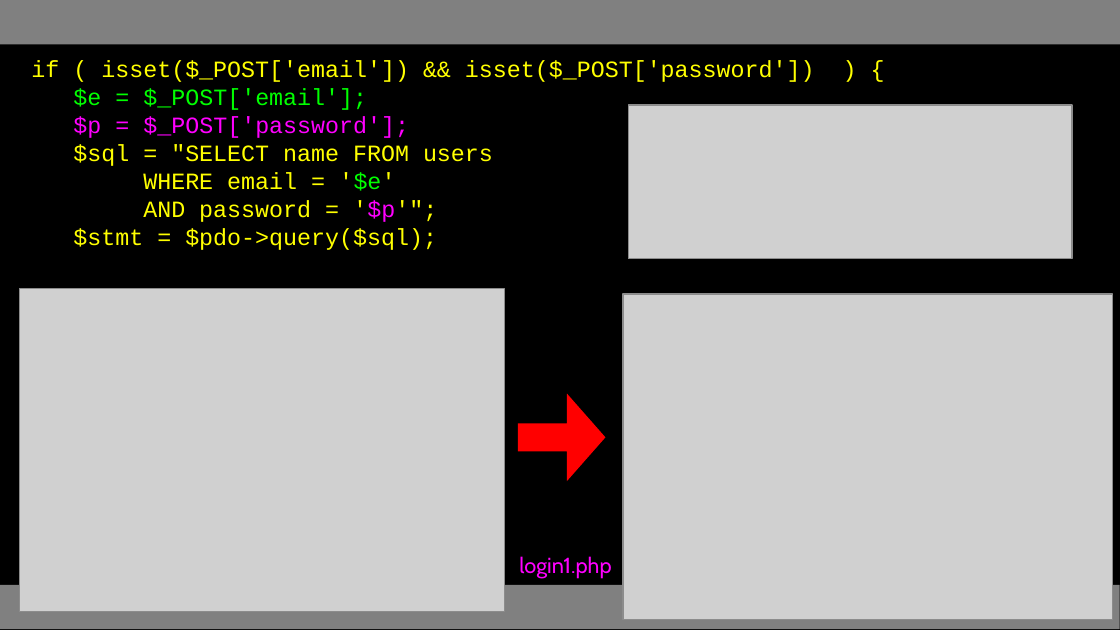
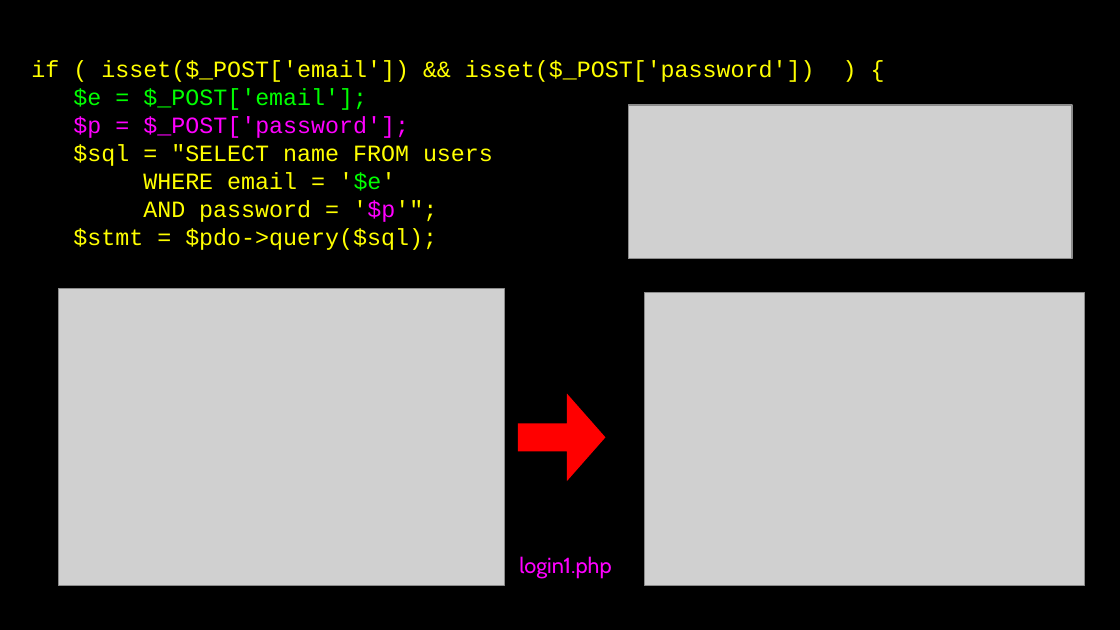
Before and after one commit to csev/wa4e, a slide deck: slide 35 of lectures/PHP-08-MySQL-PDO.ppt. Drawn at 1120x630 pixels with LibreOffice and Linux fonts; fonts in the diff are those of the drawing; grey boxes stand for pictures. Boxes give left, top, right and bottom in pixels: in the first picture for what was removed or moved away, otherwise in the second. Text is boxed around its words. In the diff, an @@ line names an element or a change of style, - is before the commit and + after.

```diff
--- a/lectures/PHP-08-MySQL-PDO.ppt
+++ b/lectures/PHP-08-MySQL-PDO.ppt
@@ rectangle removed at <box>0,0,1120,45</box> @@
@@ picture: place and size @@
-picture at <box>19,289,504,612</box>
+picture at <box>58,289,505,586</box>
@@ picture: place and size @@
-picture at <box>623,295,1112,620</box>
+picture at <box>644,292,1084,585</box>
@@ rectangle removed at <box>0,585,1120,629</box> @@
```
Also in this commit, not shown: 48 other slides changed.
